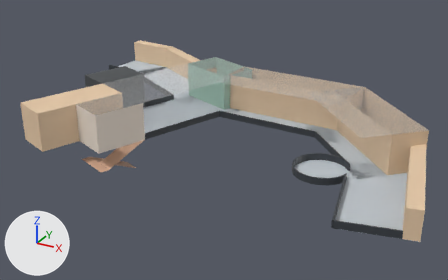
A saved change to the glTF model floors/13F.glb.
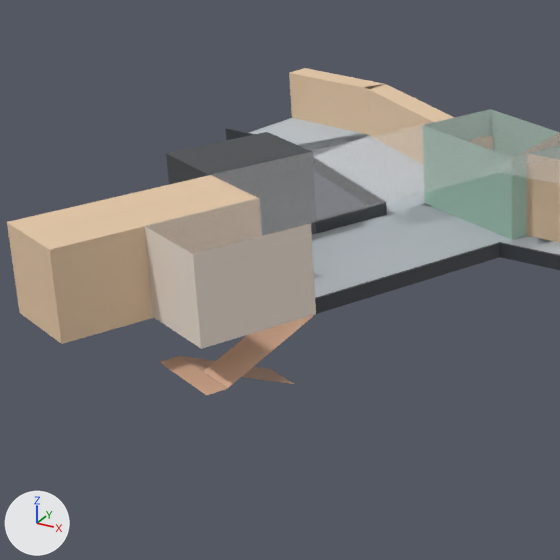
Each version is shown whole from a camera (50 mm lens) standing at (11.5, -18.0, 28.1) and looking at (-11.1, 23.0, 7.6), then close up on the part from 4% to 54% of the width and 5% to 85% of the height. Arrows for +X, +Y and +Z are at lower left; the lights stay in place. The first two pictures are the older version. Where no turn or scale is listed for an object, it has been applied to the vertices.

In view in the first close-up: '立方體.001', '立方體.002', '立方體.056', '立方體.057', '立方體.118', '立方體.152', '立方體.160', '立方體.162', '立方體.167', '立方體.174', '立方體.181', '立方體.182', '立方體.189', '立方體.190' and 7 more.
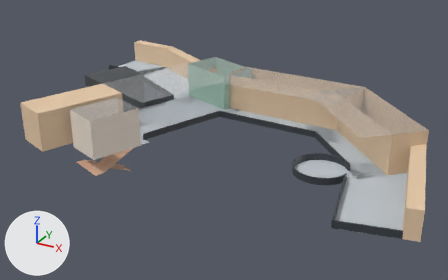
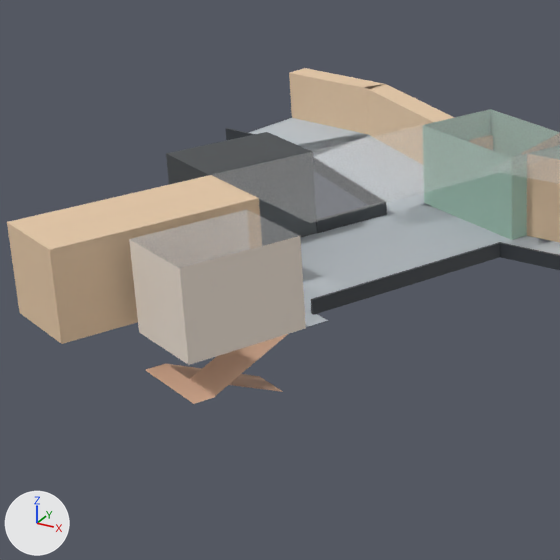
Changed parts and their boxes (x1, y1, x2, y2) in the close-ups (560 x 560 px):
'立方體.160', moved, turned
    before: (145, 223, 316, 349)
    after: (129, 236, 306, 365)
'立方體.002', moved
    before: (145, 198, 310, 254)
    after: (130, 210, 300, 268)
'立方體.190', moved
    before: (203, 315, 314, 388)
    after: (189, 334, 288, 397)
'立方體.174', moved
    before: (159, 356, 228, 395)
    after: (146, 363, 214, 404)
'立方體.189', moved
    before: (181, 356, 294, 384)
    after: (168, 364, 283, 392)
'立方體.049', added
    after: (305, 309, 328, 327)

Patch to the scene script:
```diff
--- a/floors/13F.glb.py
+++ b/floors/13F.glb.py
@@ mat_材質_027 @@
+mat_材質_027 = principled_material('材質.027')
+mat_材質_027.base_color = (0.521, 0.565, 0.604)  # light grey #bfc6cc
+mat_材質_027.roughness = 0.8
@@ me_立方體_059 @@
+me_立方體_059.from_pydata([(-1.47, 1.05, -1.5), (-1.8, 0.2, -1.5), (1.8, -0.2, -1.5), (1.47, -1.05, -1.5)], [], [(2, 3, 1), (2, 1, 0)])
+me_立方體_059.materials.append(mat_材質_027)  # light grey #bfc6cc
@@ ob_立方體_160 @@
 ob_立方體_160 = bpy.data.objects.new('立方體.160', me_立方體_006)
-ob_立方體_160.location = (-17.04, 16.09, 10.5)
-ob_立方體_160.rotation_euler = (1.571, 0.0, -0.378)  # degrees (90, 0, -22)
+ob_立方體_160.location = (-16.68, 15.03, 10.5)
+ob_立方體_160.rotation_euler = (1.571, 0.0, -0.367)  # degrees (90, 0, -21)
 ob_立方體_160.scale = (0.104, 0.0792, 0.194)
@@ ob_立方體_174 @@
 ob_立方體_174 = bpy.data.objects.new('立方體.174', me_立方體_126)
-ob_立方體_174.location = (-17.69, 14.53, 5.98)
+ob_立方體_174.location = (-17.33, 13.51, 6.24)
 ob_立方體_174.rotation_euler = (1.571, 0.0, -0.378)  # degrees (90, 0, -22)
@@ ob_立方體_189 @@
 ob_立方體_189 = bpy.data.objects.new('立方體.189', me_立方體_127)
-ob_立方體_189.location = (-17.22, 15.72, 5.35)
+ob_立方體_189.location = (-16.86, 14.68, 5.6)
 ob_立方體_189.rotation_euler = (1.571, -0.384, -1.949)  # degrees (90, -22, -112)
@@ ob_立方體_190 @@
 ob_立方體_190 = bpy.data.objects.new('立方體.190', me_立方體_128)
-ob_立方體_190.location = (-16.8, 16.77, 6.85)
+ob_立方體_190.location = (-16.48, 15.72, 7.1)
 ob_立方體_190.rotation_euler = (1.571, 0.384, -1.949)  # degrees (90, 22, -112)
@@ ob_立方體_002 @@
 ob_立方體_002 = bpy.data.objects.new('立方體.002', me_立方體_002)
-ob_立方體_002.location = (-17.04, 16.09, 10.5)
+ob_立方體_002.location = (-16.68, 15.03, 10.5)
 ob_立方體_002.rotation_euler = (1.571, 0.0, -0.378)  # degrees (90, 0, -22)
@@ ob_立方體_049 @@
+ob_立方體_049 = bpy.data.objects.new('立方體.049', me_立方體_059)
+ob_立方體_049.location = (-16.1, 17.38, 10.5)
```
